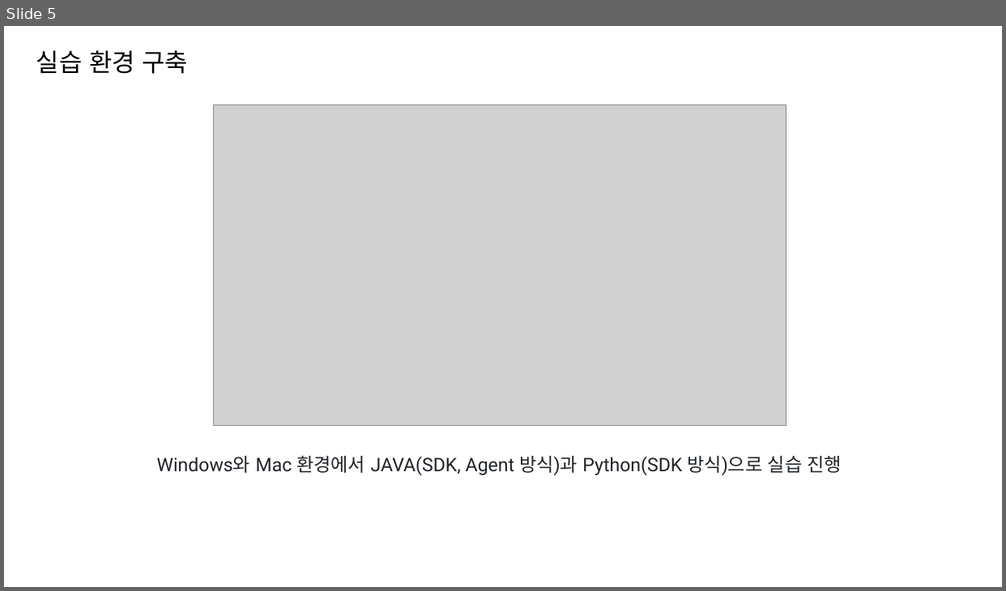
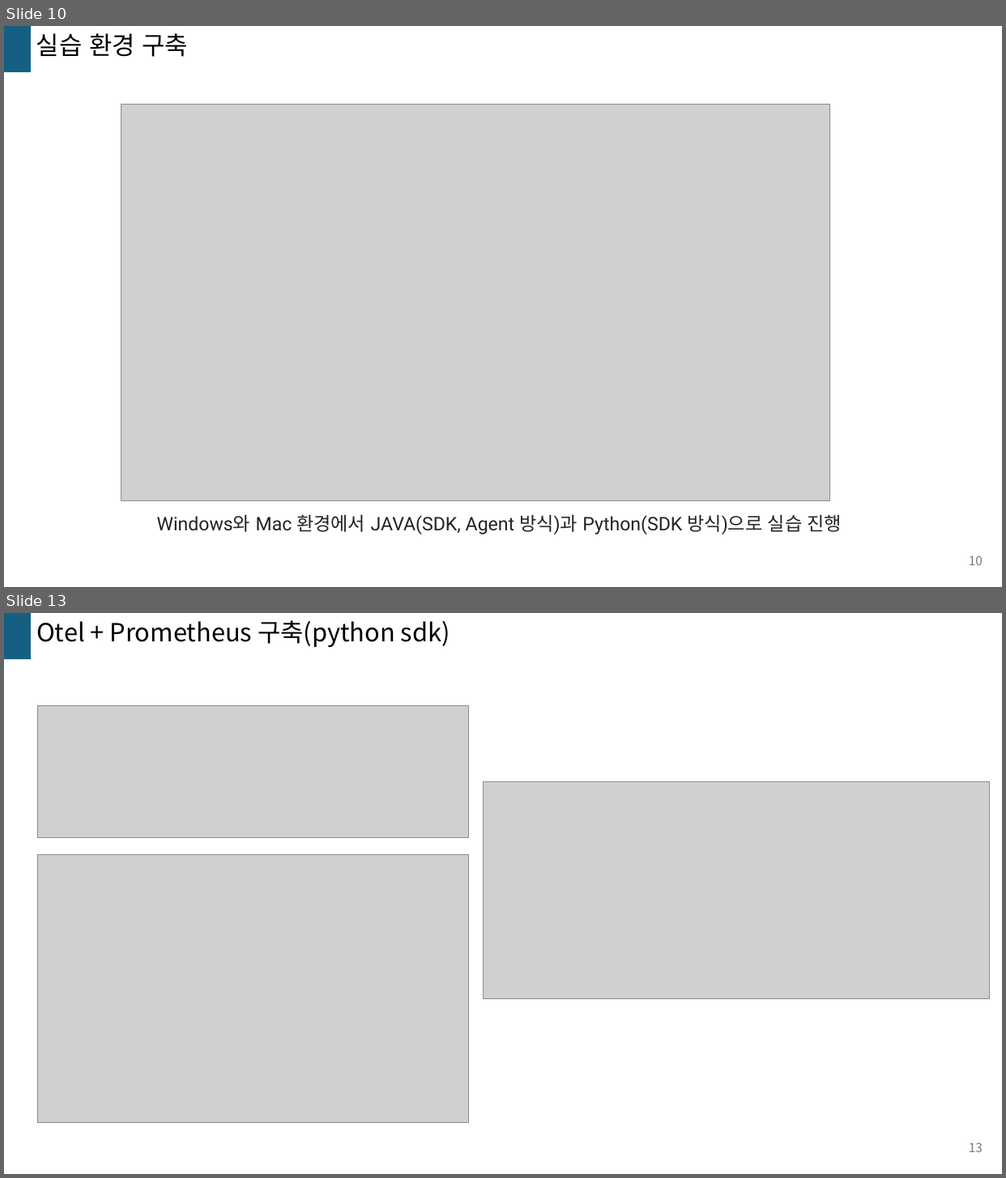
Before and after one commit to kkimsungchul/otel, a slide deck: [Otel]정리.pptx. Shown one above the other, each under a label of ours: slide 5 before the commit, slides 10 and 13 after it; the slides between them are not shown. The pictures are 1006x591 and 1006x1178 pixels, drawn with LibreOffice and Linux fonts; fonts in the diff are those of the drawing; grey boxes stand for pictures. Boxes give left, top, right and bottom in pixels: in the first picture for what was removed or moved away, otherwise in the second. Text is boxed around its words. In the diff, an @@ line names an element or a change of style, - is before the commit and + after.

Commit message:
240516 otel 내용 정리

```diff
--- a/[Otel]정리.pptx
+++ b/[Otel]정리.pptx
@@ slide 13 added at box(4, 613, 1002, 1174), background #FFFFFF; not listed: 1 template element that a slide beside it also shows @@
@@ text added at box(36, 620, 450, 647), 24 pt, text #000000 @@
+Otel + Prometheus 구축(python sdk)
@@ picture added at box(38, 705, 468, 837) @@
@@ picture added at box(484, 781, 989, 999) @@
@@ picture added at box(38, 855, 469, 1122) @@
@@ page number added at box(969, 1143, 982, 1152), 12 pt, text #797979 @@
+13
@@ what was slide 5 is now slide 10 @@
@@ slide 10 changed as well @@
@@ rectangle added at box(4, 26, 31, 72), fill #156082 @@
@@ text "실습 환경 구축": place and size @@
-text "실습 환경 구축" at box(36, 50, 189, 74)
+text "실습 환경 구축" at box(36, 33, 189, 57)
@@ picture: place and size @@
-picture at box(213, 105, 786, 426)
+picture at box(121, 105, 829, 501)
@@ text "Windows와 Mac 환경에서 JAVA(SDK, Agent ...": place and size @@
-text "Windows와 Mac 환경에서 JAVA(SDK, Agent ..." at box(157, 456, 842, 476)
+text "Windows와 Mac 환경에서 JAVA(SDK, Agent ..." at box(157, 515, 842, 535)
@@ page number added at box(969, 556, 982, 565), 12 pt, text #797979 @@
+10
```
Also in this commit, not shown: 5 other slides changed, 9 other slides added, 3 slides removed, 2 other files.
